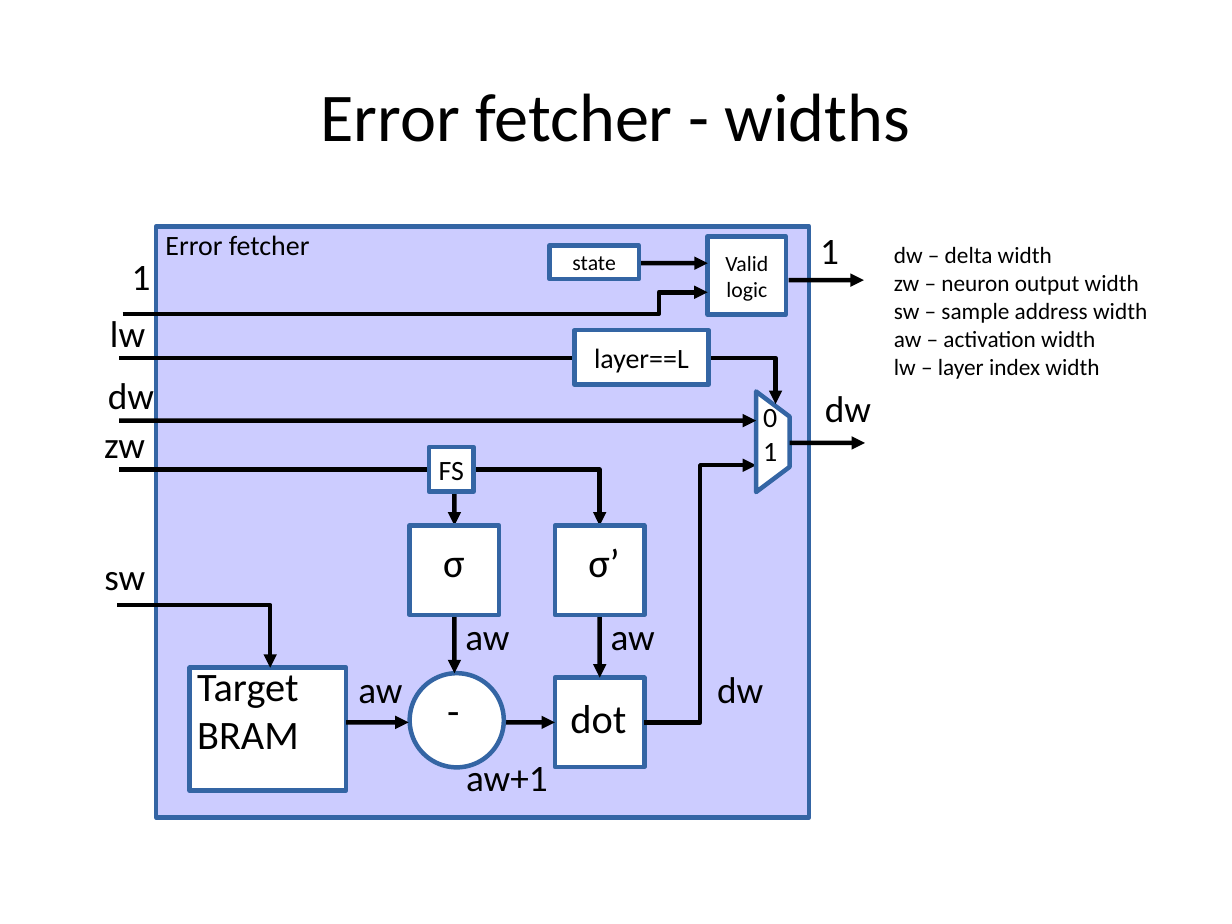
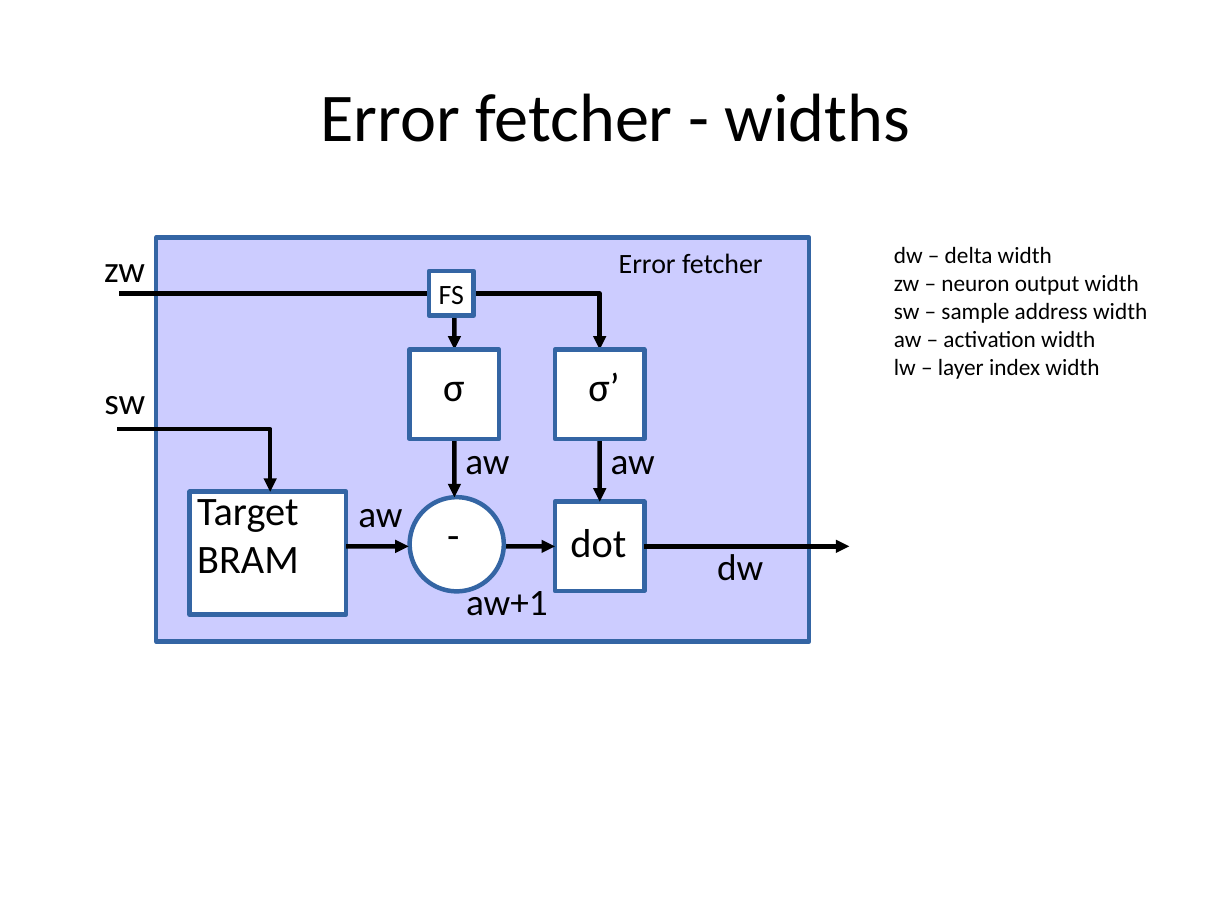
Before and after one commit to MihailoIsakov/layer_multiplex_nn, a slide deck: slide 40 of backpropagation/docs/doc.odp. Drawn at 1232x924 pixels with LibreOffice and Linux fonts; fonts in the diff are those of the drawing. Boxes give left, top, right and bottom in pixels: in the first picture for what was removed or moved away, otherwise in the second. Text is boxed around its words. In the diff, an @@ line names an element or a change of style, - is before the commit and + after.

```diff
--- a/backpropagation/docs/doc.odp
+++ b/backpropagation/docs/doc.odp
@@ rectangle resized from (x1=157, y1=226, x2=809, y2=817) to (x1=157, y1=238, x2=809, y2=642) @@
@@ text "Error fetcher" moved from (x1=165, y1=235, x2=310, y2=256) to (x1=619, y1=253, x2=763, y2=274) @@
@@ rectangle removed at (x1=708, y1=236, x2=786, y2=314) @@
-Valid
-logic
@@ text removed at (x1=132, y1=266, x2=151, y2=290) @@
-1
@@ rectangle removed at (x1=550, y1=246, x2=639, y2=279) @@
-state
@@ arrow removed from (639, 263) to (708, 263) @@
@@ text removed at (x1=820, y1=240, x2=839, y2=264) @@
-1
@@ freeform shape resized from (x1=123, y1=292, x2=709, y2=313) to (x1=120, y1=294, x2=600, y2=350) @@
@@ arrow moved from (455, 610) - (455, 673) to (455, 294) - (455, 350) @@
@@ arrow removed from (789, 281) to (864, 281) @@
@@ text removed at (x1=110, y1=321, x2=145, y2=347) @@
-lw
@@ freeform shape removed at (x1=120, y1=358, x2=776, y2=404) @@
@@ rectangle moved from (x1=556, y1=677, x2=645, y2=767) to (x1=556, y1=350, x2=645, y2=439) @@
@@ rectangle removed at (x1=575, y1=330, x2=709, y2=385) @@
-layer==L
@@ text removed at (x1=108, y1=383, x2=154, y2=410) @@
-dw
@@ freeform shape removed at (x1=757, y1=391, x2=790, y2=492) @@
@@ text removed at (x1=763, y1=404, x2=777, y2=461) @@
-0
-1
@@ text removed at (x1=825, y1=396, x2=871, y2=423) @@
-dw
@@ arrow removed from (120, 420) to (757, 420) @@
@@ arrow moved from (455, 470) - (455, 525) to (455, 435) - (455, 497) @@
@@ arrow removed from (790, 443) to (865, 443) @@
@@ freeform shape removed at (x1=120, y1=470, x2=600, y2=525) @@
@@ 11 texts, 3 rectangles, 3 arrows, 1 ellipse, 1 freeform shape moved together from (x1=104, y1=440, x2=655, y2=870) to (x1=104, y1=264, x2=655, y2=693) @@
@@ rectangle moved from (x1=556, y1=525, x2=645, y2=615) to (x1=556, y1=502, x2=645, y2=591) @@
@@ text "dw" moved from (x1=717, y1=677, x2=763, y2=704) to (x1=717, y1=554, x2=763, y2=581) @@
@@ freeform shape resized from (x1=645, y1=465, x2=757, y2=722) to (x1=645, y1=547, x2=850, y2=547) @@
```
Also in this commit, not shown: 1 other slide changed, 1 slide removed, 6 other files.
